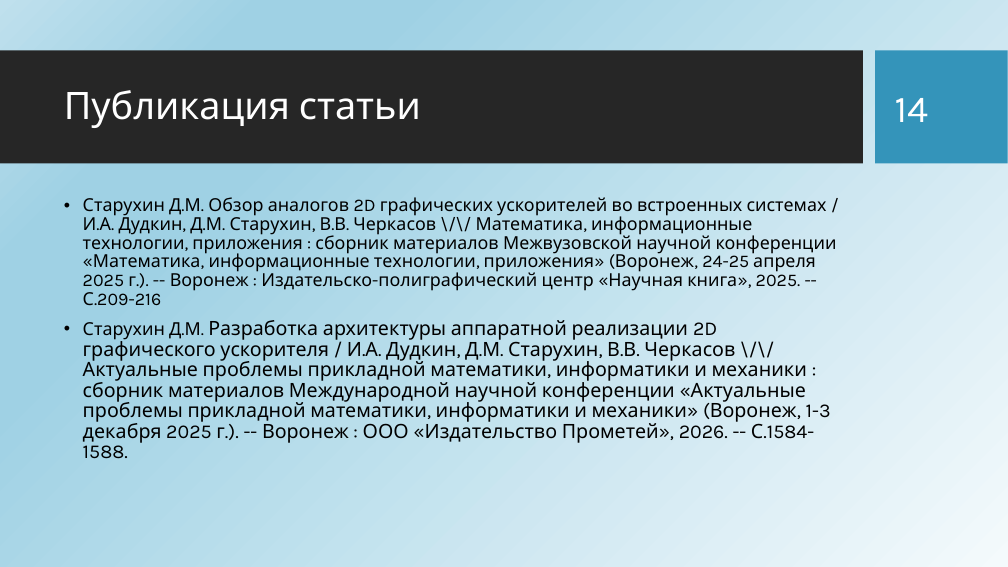
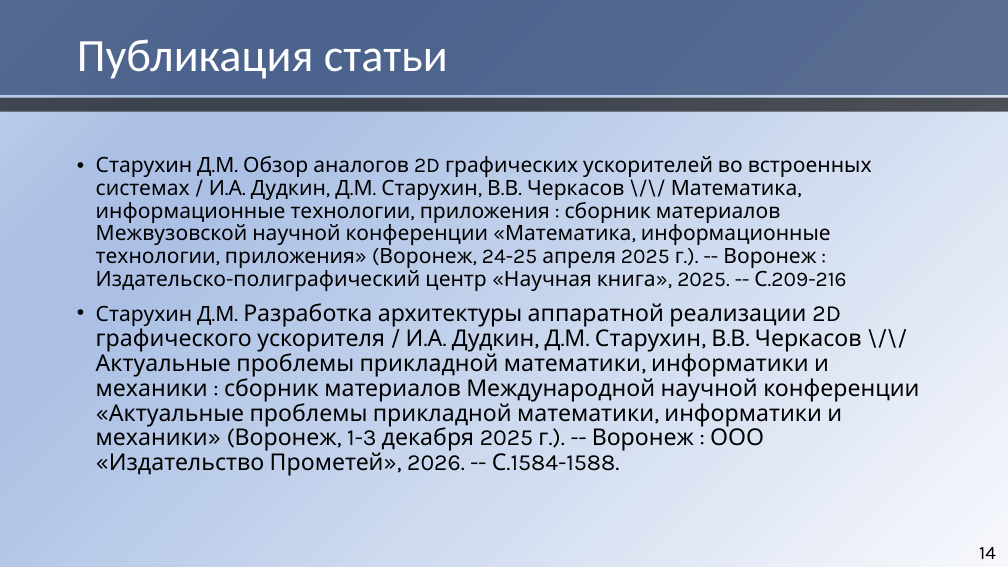
Before and after one commit to HaMeNopeDiot/hardware_gpu, a slide deck: slide 14 of docs/starukhin_dissertation/magister_pres.pptx. Drawn at 1008x567 pixels with LibreOffice and Linux fonts; fonts in the diff are those of the drawing; background and template pictures are left out. Boxes give left, top, right and bottom in pixels: in the first picture for what was removed or moved away, otherwise in the second. Text is boxed around its words. In the diff, an @@ line names an element or a change of style, - is before the commit and + after.

```diff
--- a/docs/starukhin_dissertation/magister_pres.pptx
+++ b/docs/starukhin_dissertation/magister_pres.pptx
@@ background picture (left out) to gradient #F6F8FC to #ABC0E4 to #C7D5ED @@
@@ rectangle added at [0, 0, 1008, 95], fill #1A3260 at 65% opacity @@
@@ title "Публикация статьи": place and size @@
-title "Публикация статьи" at [64, 90, 421, 128]
+title "Публикация статьи" at [77, 39, 448, 79]
@@ title "Публикация статьи" at [77, 39, 448, 79]: size 36 to 44 pt, font Karla to Calibri @@
@@ rectangle removed at [0, 51, 863, 164] @@
@@ rectangle removed at [876, 51, 1008, 164] @@
@@ rectangle added at [0, 98, 1008, 111], fill #000000 at 65% opacity @@
@@ text "Старухин Д.М. Обзор аналогов 2D ...": place and size @@
-text "Старухин Д.М. Обзор аналогов 2D ..." at [83, 197, 837, 459]
+text "Старухин Д.М. Обзор аналогов 2D ..." at [96, 156, 919, 476]
@@ text "Старухин Д.М. Обзор аналогов 2D ..." at [96, 156, 919, 476]: size 17 to 20 pt in "Старухин Д.М. Обзор аналогов 2D графических ускорителей ...", "Старухин Д.М."; size 18.7 to 22 pt in "Разработка архитектуры аппаратной реализации 2D графического ..."; line spacing 0.87 to 0.9 @@
@@ page number: place and size @@
-page number at [895, 98, 929, 122]
+page number at [979, 547, 996, 559]
@@ page number at [979, 547, 996, 559]: size 36 to 18 pt, text colour #FFFFFF to #000000; alignment left to right @@
```
Also in this commit, not shown: 14 other slides changed, 2 other files.
